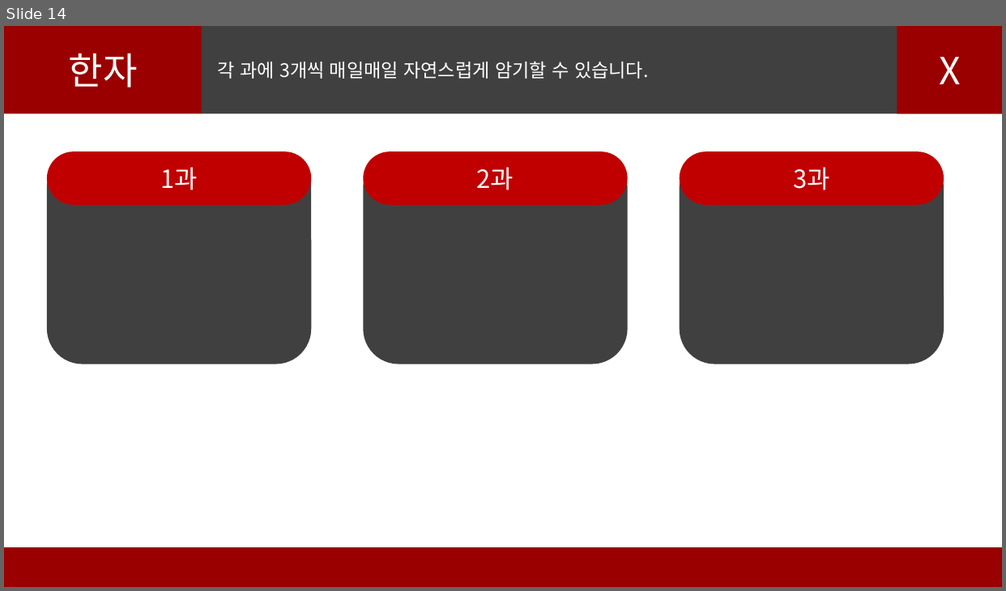
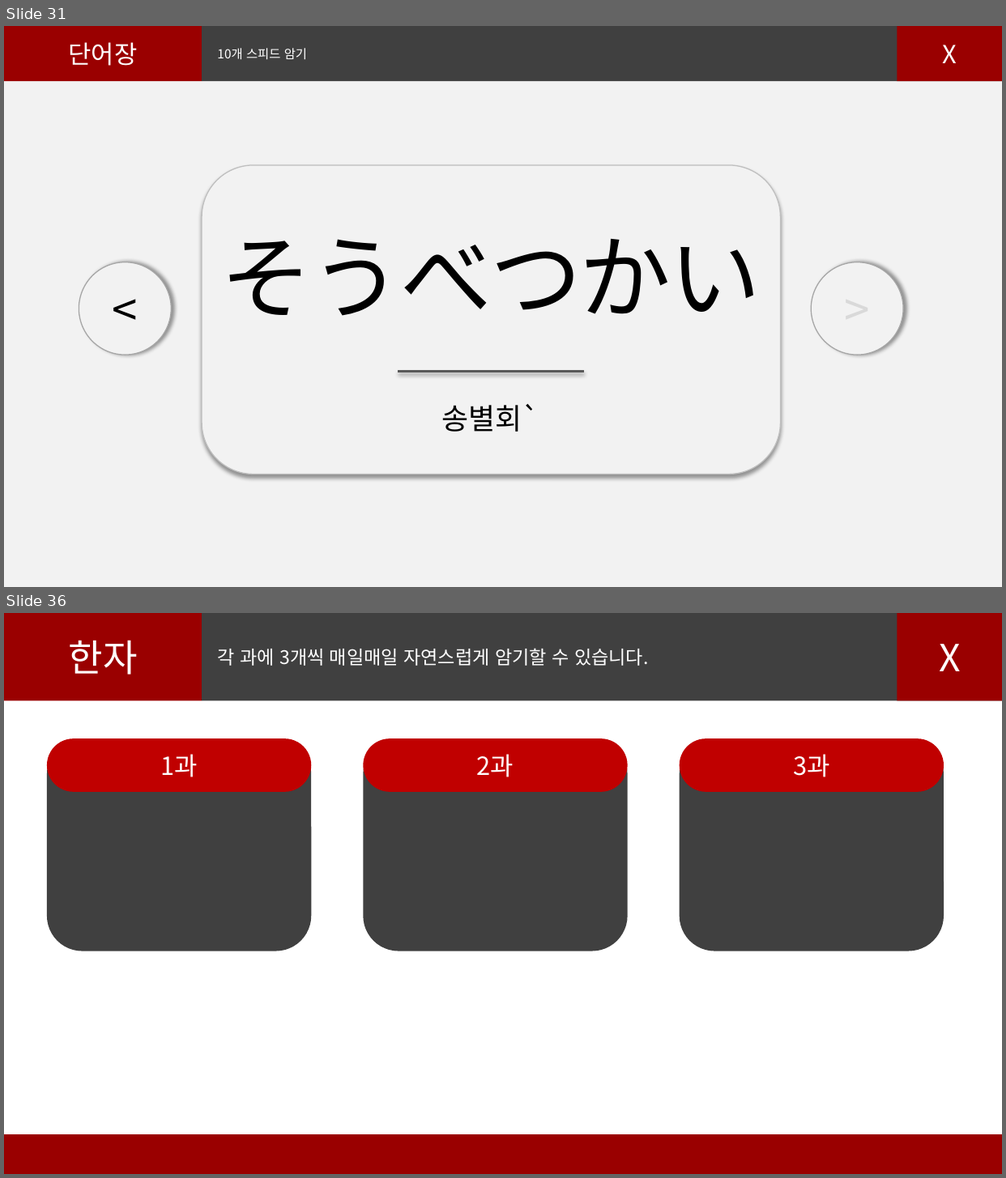
Before and after one commit to jaeyunSTRONE/nihonggo, a slide deck: 마이니치니홍고.pptx. Shown one above the other, each under a label of ours: slide 14 before the commit, slides 31 and 36 after it; the slides between them are not shown. The pictures are 1006x591 and 1006x1178 pixels, drawn with LibreOffice and Linux fonts; fonts in the diff are those of the drawing. Boxes give left, top, right and bottom in pixels: in the first picture for what was removed or moved away, otherwise in the second. Text is boxed around its words. In the diff, an @@ line names an element or a change of style, - is before the commit and + after.

```diff
--- a/마이니치니홍고.pptx
+++ b/마이니치니홍고.pptx
@@ slide 31 added at bbox=[4, 26, 1002, 587], background #FFFFFF @@
@@ rectangle added at bbox=[4, 26, 202, 81], fill #9A0000, 24 pt, text #FFFFFF @@
+단어장
@@ rectangle added at bbox=[202, 26, 1002, 81], fill #404040, 12 pt, text #FFFFFF @@
+10개 스피드 암기
@@ rectangle added at bbox=[897, 26, 1002, 81], fill #9A0000, 24 pt, text #FFFFFF @@
+X
@@ rectangle added at bbox=[4, 81, 1002, 587], fill #F2F2F2 @@
@@ rounded rectangle added at bbox=[202, 165, 780, 475], fill #F2F2F2, outline #BFBFBF 1 pt @@
@@ text added at bbox=[220, 239, 761, 316], 88 pt, text #000000 @@
+そうべつかい
@@ ellipse added at bbox=[79, 263, 171, 356], fill #F2F2F2, outline #A6A6A6 1 pt, 44 pt, text #000000 @@
+<
@@ ellipse added at bbox=[811, 263, 903, 356], fill #F2F2F2, outline #A6A6A6 1 pt, 44 pt, text #D9D9D9 @@
+>
@@ line added from (398, 372) to (584, 372), #595959 2.25 pt @@
@@ text added at bbox=[442, 404, 540, 432], 28 pt, text #000000 @@
+송별회`
@@ what was slide 14 is now slide 36 @@
```
Also in this commit, not shown: 4 slides changed, 23 other slides added.
